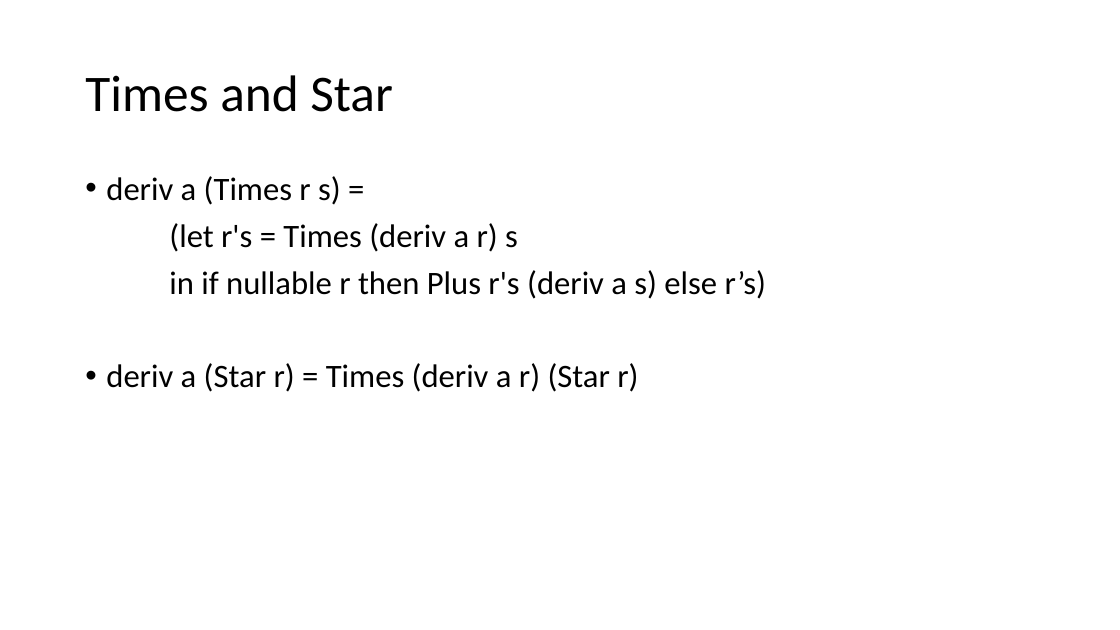
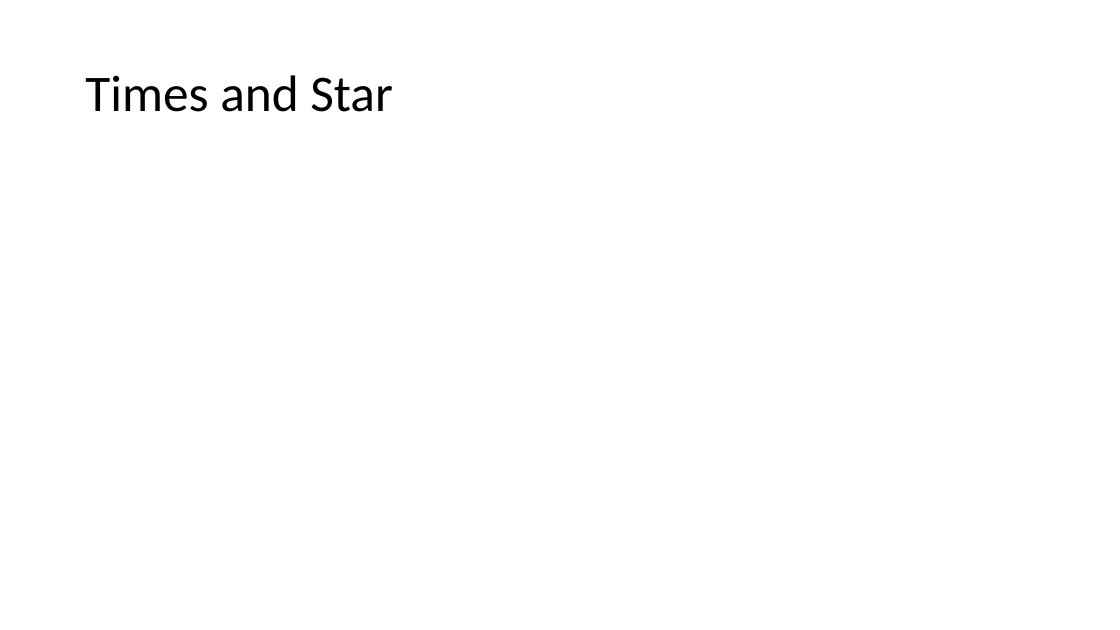
Before and after one commit to Helli/fds_seminar, a slide deck: slide 9 of slides.pptx (slide 8 before the commit). Drawn at 1120x630 pixels with LibreOffice and Linux fonts; fonts in the diff are those of the drawing; grey boxes stand for pictures. Boxes give left, top, right and bottom in pixels: in the first picture for what was removed or moved away, otherwise in the second. Text is boxed around its words. In the diff, an @@ line names an element or a change of style, - is before the commit and + after.

```diff
--- a/slides.pptx
+++ b/slides.pptx
@@ text removed at [106, 176, 767, 392] @@
-• deriv a (Times r s) =
-(let r's = Times (deriv a r) s
-in if nullable r then Plus r's (deriv a s) else r’s)
-• deriv a (Star r) = Times (deriv a r) (Star r)
```
Also in this commit, not shown: 4 other slides changed, 6 slides added, 7 slides removed, 2 other files.
